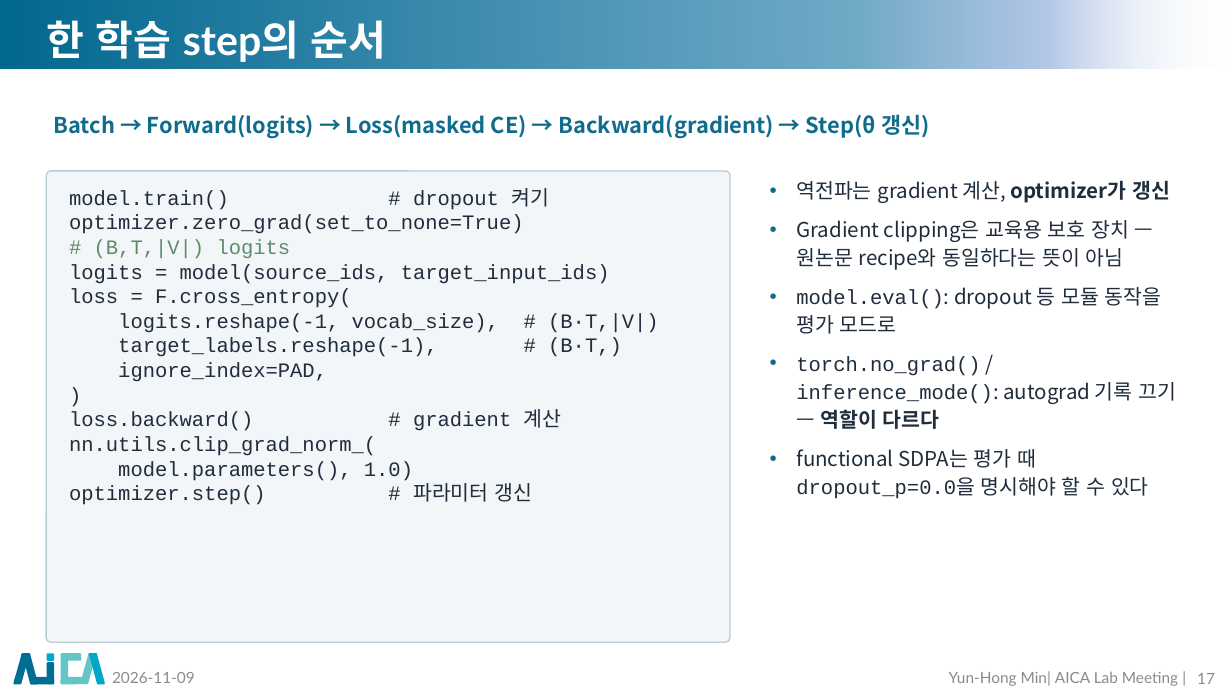
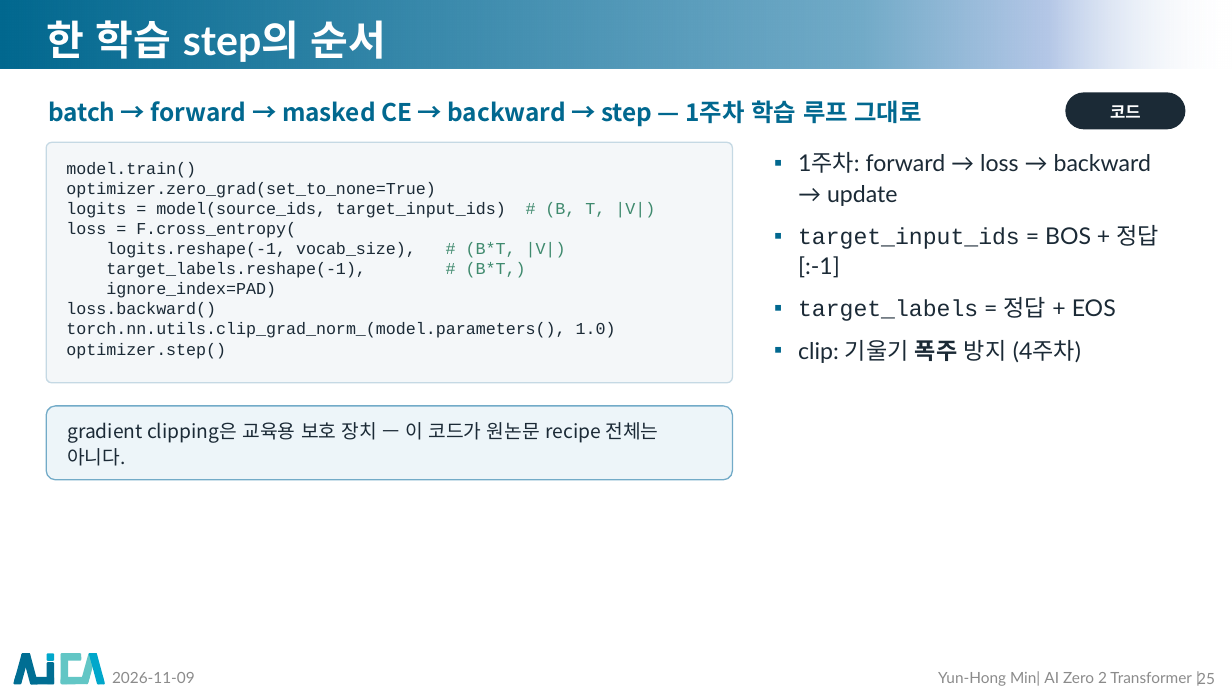
Before and after one commit to myunhh/AI-Zero-2-Transformers, a slide deck: slide 25 of lectures/week06_transformer_complete.pptx (slide 17 before the commit). Drawn at 1232x693 pixels with LibreOffice and Linux fonts; fonts in the diff are those of the drawing; background and template pictures are left out. Boxes give left, top, right and bottom in pixels: in the first picture for what was removed or moved away, otherwise in the second. Text is boxed around its words. In the diff, an @@ line names an element or a change of style, - is before the commit and + after.

```diff
--- a/lectures/week06_transformer_complete.pptx
+++ b/lectures/week06_transformer_complete.pptx
@@ text at (48, 100, 922, 127): text changed; size 17 to 19 pt; text colour #0F6C8C to #01688F @@
-Batch → Forward(logits) → Loss(masked CE) → Backward(gradient) → Step(θ 갱신)
+batch → forward → masked CE → backward → step — 1주차 학습 루프 그대로
@@ rounded rectangle added at (1066, 92, 1186, 129), fill #1B2A36, 13 pt, text #FFFFFF, bold @@
+코드
@@ rounded rectangle added at (46, 142, 733, 383), fill #F4F7F9, outline #C5D9E4 1 pt @@
@@ rounded rectangle removed at (46, 171, 730, 642) @@
@@ text "model.train()": place and size @@
-text "model.train()" at (69, 188, 659, 505)
+text "model.train()" at (66, 162, 655, 359)
@@ text at (66, 162, 196, 178): text changed; size 16 to 13 pt; text colour #1F2D3D to #1B2A36 @@
-model.train() # dropout 켜기
+model.train()
@@ text at (798, 152, 1159, 363): text changed; size 16 to 18 pt; font Noto Sans CJK KR to Lato; text colour #1F2D3D to #1B2A36 @@
-• 역전파는 gradient 계산, optimizer가 갱신
-• Gradient clipping은 교육용 보호 장치 — 원논문 recipe와 동일하다는 뜻이 아님
-• model.eval(): dropout 등 모듈 동작을 평가 모드로
-• torch.no_grad() / inference_mode(): autograd 기록 끄기 — 역할이 다르다
-• functional SDPA는 평가 때 dropout_p=0.0을 명시해야 할 수 있다
+▪ 1주차: forward → loss → backward → update
+▪ target_input_ids = BOS + 정답[:-1]
+▪ target_labels = 정답 + EOS
+▪ clip: 기울기 폭주 방지 (4주차)
@@ text at (66, 202, 655, 218): text changed; size 16 to 13 pt; text colour #1F2D3D to #1B2A36 @@
-# (B,T,|V|) logits
-logits = model(source_ids, target_input_ids)
+logits = model(source_ids, target_input_ids) # (B, T, |V|)
@@ text at (66, 182, 436, 238): size 16 to 13 pt, text colour #1F2D3D to #1B2A36 in "optimizer.zero_grad(set_to_none=True)", "loss = F.cross_entropy(" @@
@@ text at (66, 242, 616, 359): text changed; size 16 to 13 pt; text colour #1F2D3D to #1B2A36 @@
-logits.reshape(-1, vocab_size), # (B·T,|V|)
-target_labels.reshape(-1), # (B·T,)
-ignore_index=PAD,
-)
-loss.backward() # gradient 계산
-nn.utils.clip_grad_norm_(
-model.parameters(), 1.0)
-optimizer.step() # 파라미터 갱신
+logits.reshape(-1, vocab_size), # (B*T, |V|)
+target_labels.reshape(-1), # (B*T,)
+ignore_index=PAD)
+loss.backward()
+torch.nn.utils.clip_grad_norm_(model.parameters(), 1.0)
+optimizer.step()
@@ rounded rectangle added at (46, 406, 733, 480), fill #EDF5F9, outline #72ABC8 1 pt, 15 pt, text #1B2A36 @@
+gradient clipping은 교육용 보호 장치 — 이 코드가 원논문 recipe 전체는 아니다.
@@ text at (938, 671, 1192, 686): text changed @@
-Yun-Hong Min| AICA Lab Meeting |
+Yun-Hong Min| AI Zero 2 Transformer |
@@ page number at (1197, 671, 1215, 686): text changed @@
-17
+25
```
Also in this commit, not shown: 17 other slides changed, 34 slides added, 25 slides removed, 21 other files.
